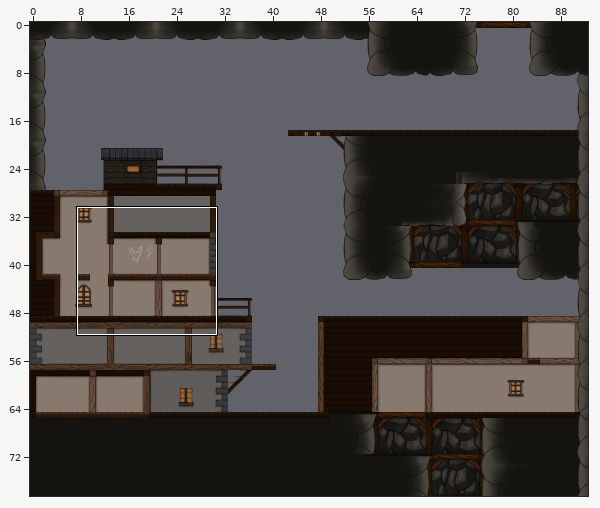
A Tiled map gets an edit: Version_RELEASE/version_RELEASE/assets/tiles/level_Part_2.tmx. Above: a wide view before the commit, with the close-up outlined.
Close-up. Before the edit:
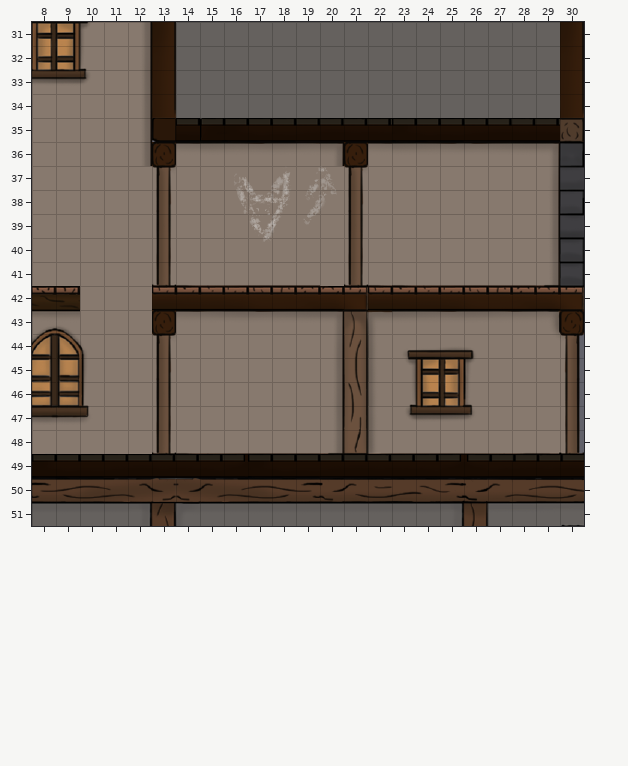
Cells are 32x32 px. Shown: x 8..30, y 31..51. The commit also changed other parts of the map, which this record leaves out. Tiles whose own drawing changed are shown in their newer look in all pictures.
Now the later version:
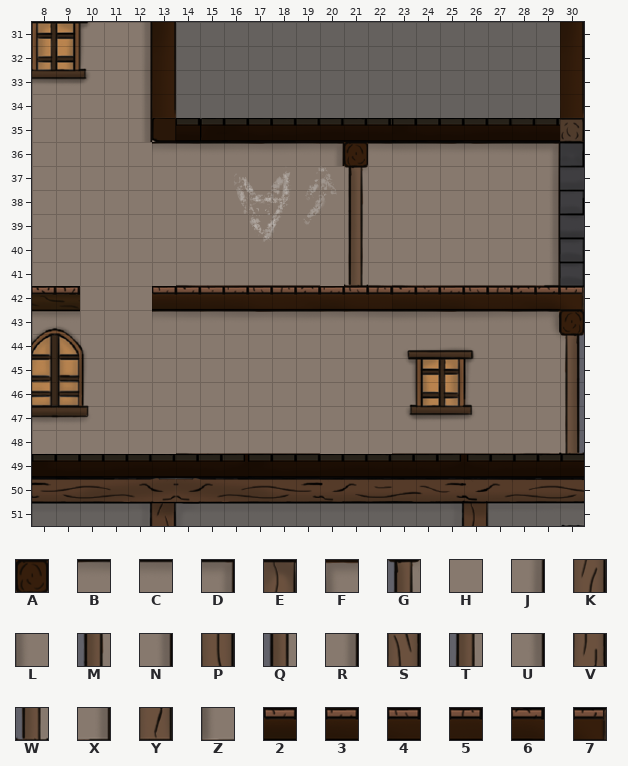
Key: from "Decors": A 430, B 433, C 434, D 438, E 439, F 440, G 486, H 488, J 494, K 495, L 496, M 542, N 550, P 551, Q 598, R 606, S 607, T 654, U 662, V 663, W 710, X 718, Y 719, Z 720, 2 767, 3 770, 4 771, 5 772, 6 774, 7 775.
_ is an empty cell.
Changes in this commit:
Layer "Fond":
y 36: x 13 E -> B
y 43: x 13 H -> B; x 20..22 DEF -> BBC
y 44: x 20..22 JKL -> HHH
y 45: x 20..22 NPL -> HHH
y 46: x 20..22 RSL -> HHH
y 47: x 20..22 UVL -> HHH
y 48: x 20..22 XYZ -> HHH
Layer "Marque":
y 36: x 13 A -> _
y 37: x 13 G -> _
y 38: x 13 M -> _
y 39: x 13 Q -> _
y 40: x 13 T -> _
y 41: x 13 W -> _
y 43: x 13 A -> _
y 44: x 13 G -> _
y 45: x 13 M -> _
y 46: x 13 Q -> _
y 47: x 13 T -> _
y 48: x 13 W -> _
Layer "Platforms":
y 36: x 12 _ -> H
y 42: x 20..22 672 -> 345
Changed places in both close-ups, as pixel boxes (x1, y1, x2, y2):
changed: (143, 142, 176, 286)
changed: (320, 286, 392, 454)
changed: (152, 310, 176, 454)
